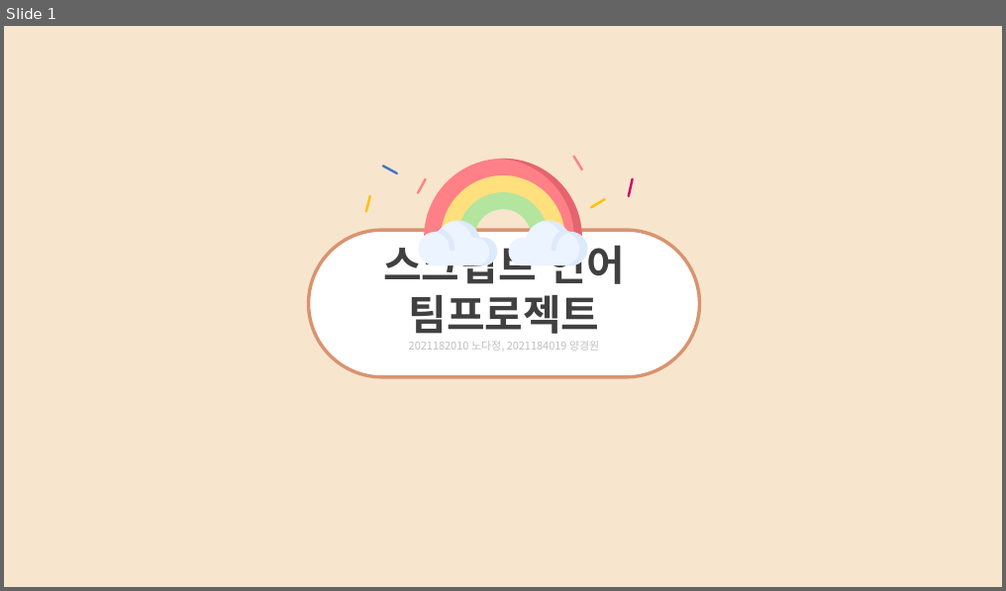
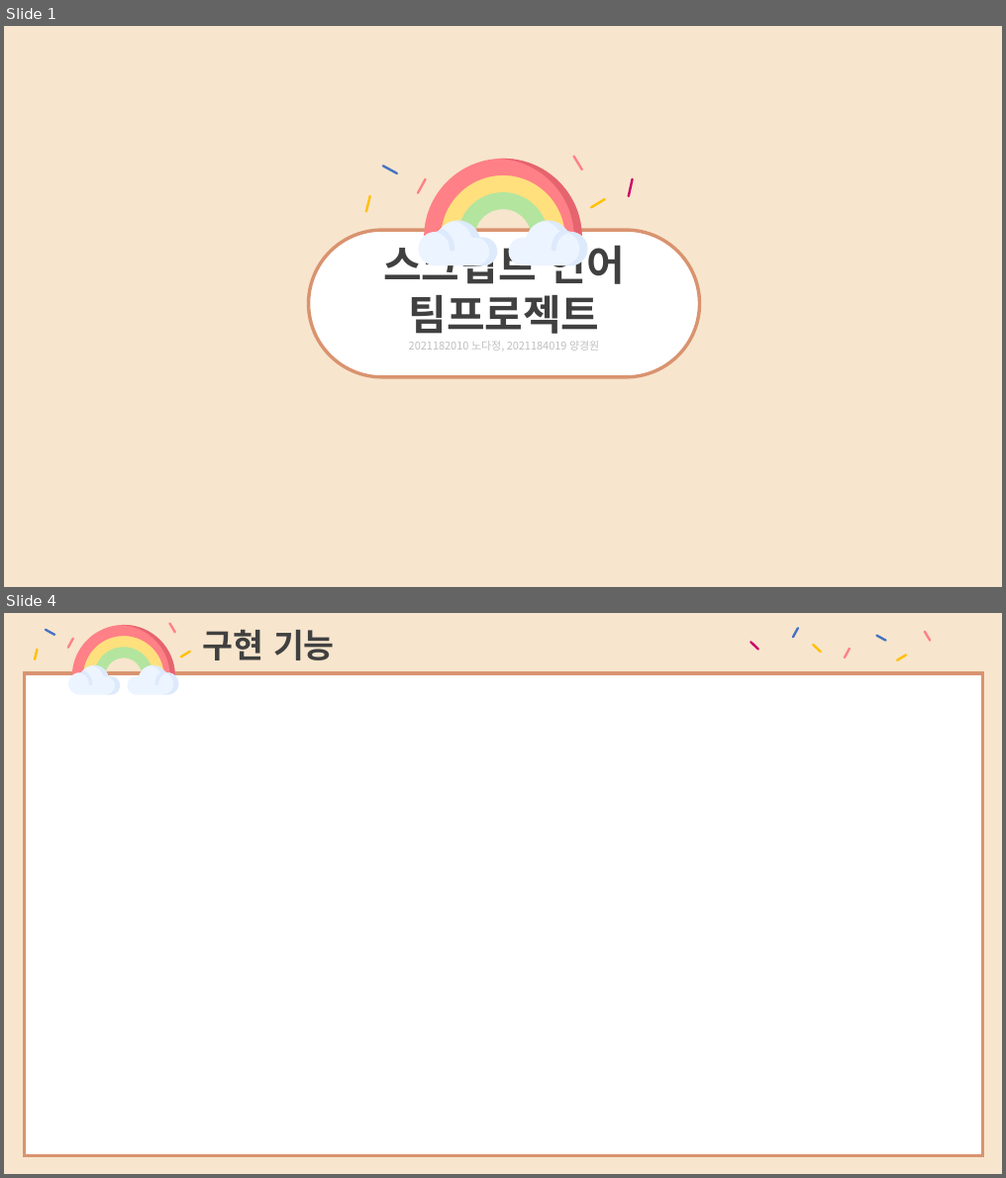
Before and after one commit to Nohdajeong/Pet_Information, a slide deck: 2021182010 노다정, 2021182019 양경원 - 스크립트언어 팀프로젝트 기획ppt.pptx. Shown one above the other, each under a label of ours: slide 1 before the commit, slides 1 and 4 after it; the slides between them are not shown. The pictures are 1006x591 and 1006x1178 pixels, drawn with LibreOffice and Linux fonts; fonts in the diff are those of the drawing. Boxes give left, top, right and bottom in pixels: in the first picture for what was removed or moved away, otherwise in the second. Text is boxed around its words. In the diff, an @@ line names an element or a change of style, - is before the commit and + after.

```diff
--- a/2021182010 노다정, 2021182019 양경원 - 스크립트언어 팀프로젝트 기획ppt.pptx
+++ b/2021182010 노다정, 2021182019 양경원 - 스크립트언어 팀프로젝트 기획ppt.pptx
@@ slide 4 added at [4, 613, 1002, 1174], background #F7E5CD @@
@@ text added at [203, 629, 335, 661], 32 pt, text #404040, bold @@
+구현 기능
@@ group added at [35, 624, 190, 660]: 5 lines @@
@@ group added at [68, 625, 179, 694]: 10 freeform shapes @@
@@ group added at [751, 628, 930, 661]: 7 lines @@
@@ rectangle added at [24, 673, 982, 1157], fill #FFFFFF, outline #D9936F 3.25 pt @@
```
Also in this commit, not shown: 2 slides changed, 2 other slides added, 4 slides removed, 2 other files.
